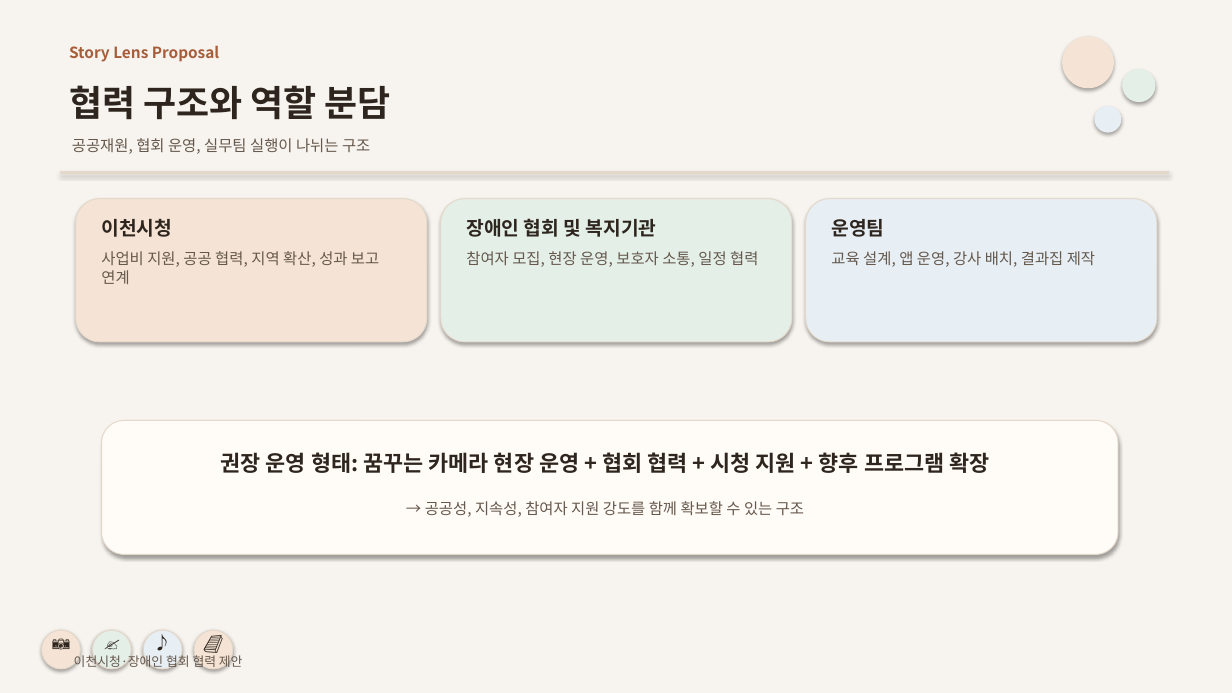
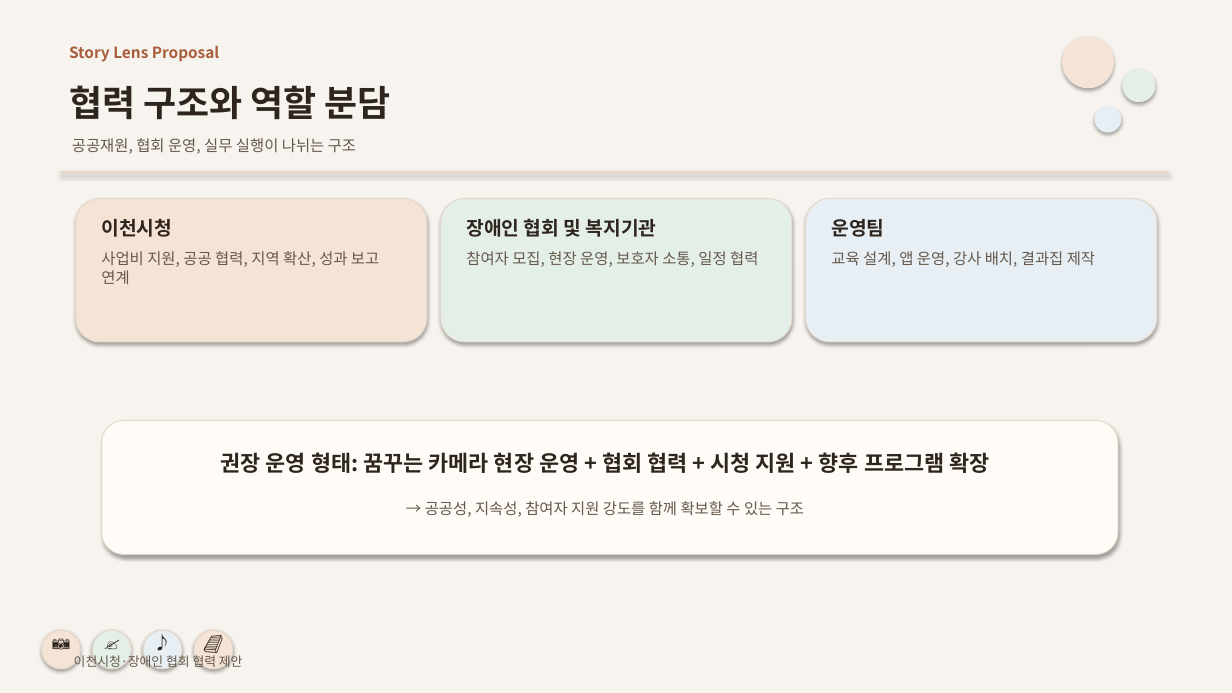
Before and after one commit to MetachainArt/Story_lens, a slide deck: slide 11 of business-plan/presentation/story-lens-public-proposal.pptx. Drawn at 1232x693 pixels with LibreOffice and Linux fonts; fonts in the diff are those of the drawing. Boxes give left, top, right and bottom in pixels: in the first picture for what was removed or moved away, otherwise in the second. Text is boxed around its words. In the diff, an @@ line names an element or a change of style, - is before the commit and + after.

```diff
--- a/business-plan/presentation/story-lens-public-proposal.pptx
+++ b/business-plan/presentation/story-lens-public-proposal.pptx
@@ text at box(72, 138, 356, 154): text changed @@
-공공재원, 협회 운영, 실무팀 실행이 나뉘는 구조
+공공재원, 협회 운영, 실무 실행이 나뉘는 구조
```
Also in this commit, not shown: 9 other slides changed, 1 other file.
